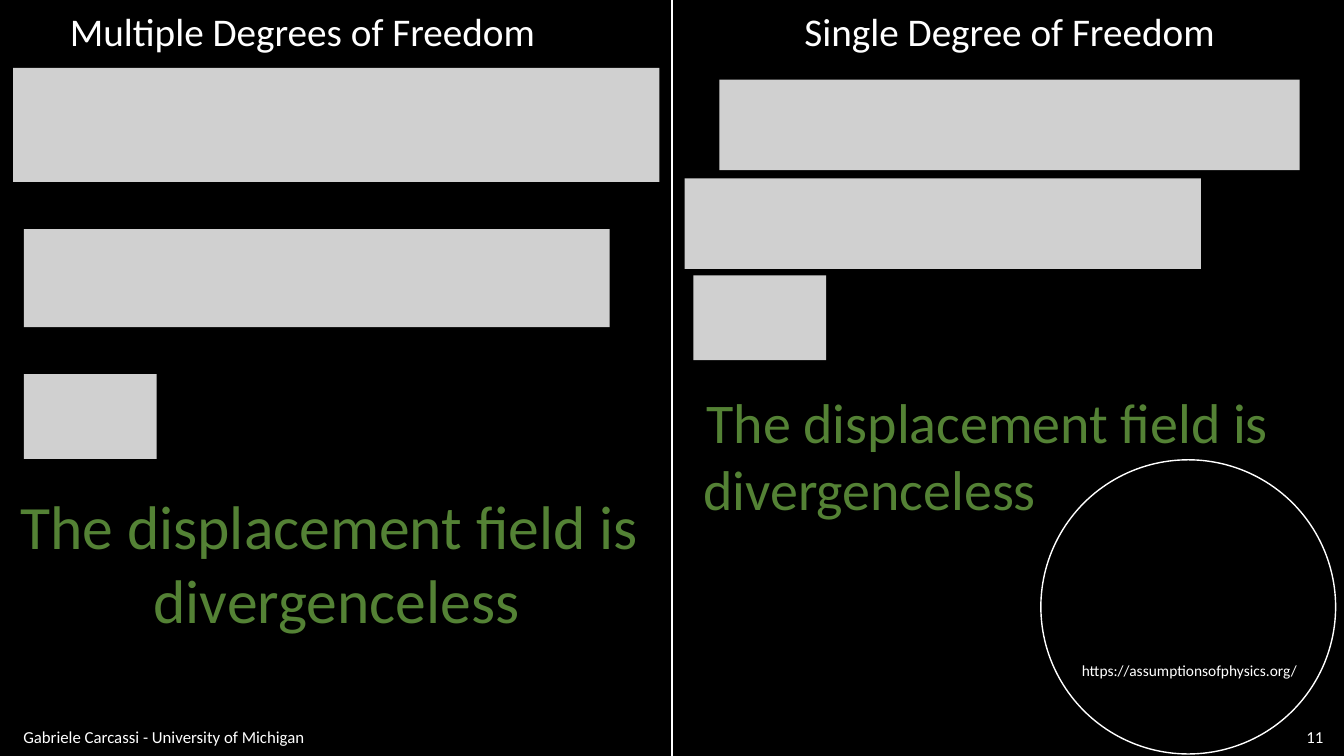
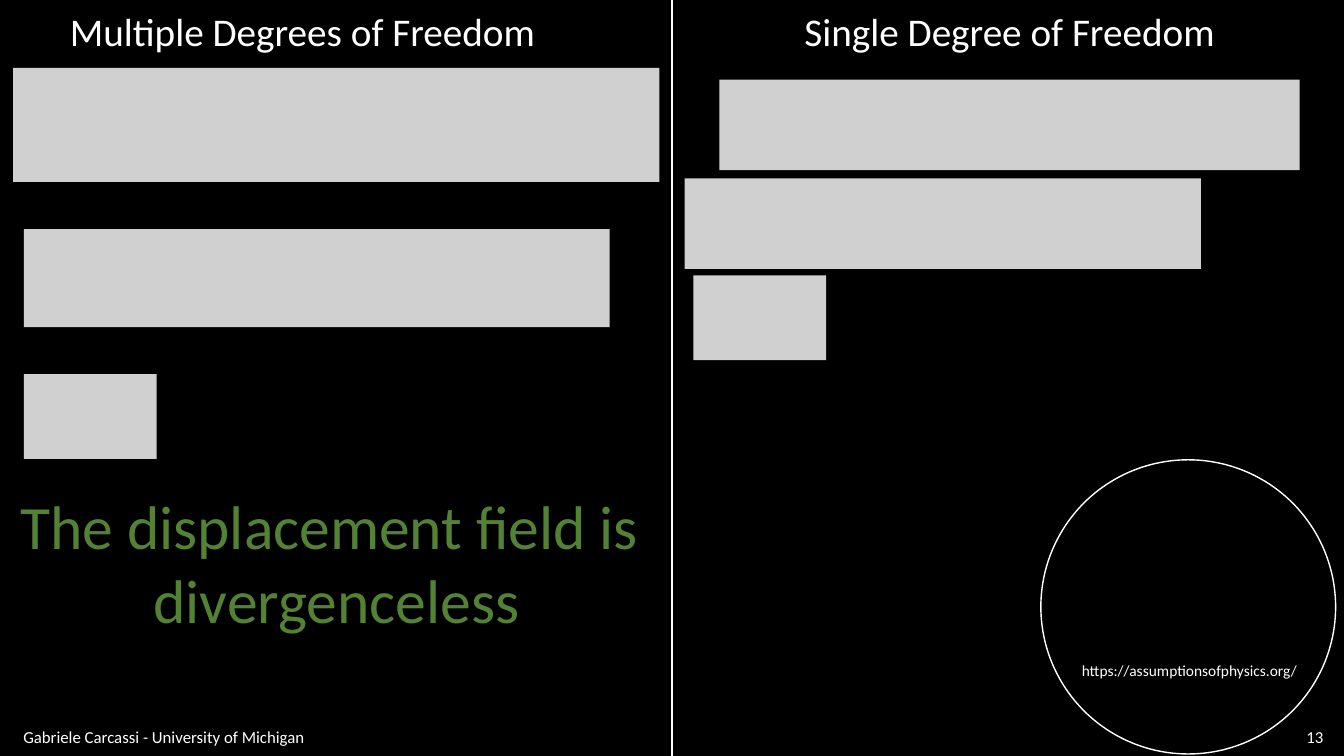
Before and after one commit to assumptionsofphysics/slides, a slide deck: slide 13 of BookCompanions-v2/RP-Class-4.pptx (slide 11 before the commit). Drawn at 1344x756 pixels with LibreOffice and Linux fonts; fonts in the diff are those of the drawing; grey boxes stand for pictures; background and template pictures are left out. Boxes give left, top, right and bottom in pixels: in the first picture for what was removed or moved away, otherwise in the second. Text is boxed around its words. In the diff, an @@ line names an element or a change of style, - is before the commit and + after.

```diff
--- a/BookCompanions-v2/RP-Class-4.pptx
+++ b/BookCompanions-v2/RP-Class-4.pptx
@@ text removed at box(703, 404, 1268, 520) @@
-The displacement field is
-divergenceless
@@ page number at box(1306, 732, 1323, 743): text changed @@
-11
+13
```
Also in this commit, not shown: 3 other slides changed, 7 slides added.
